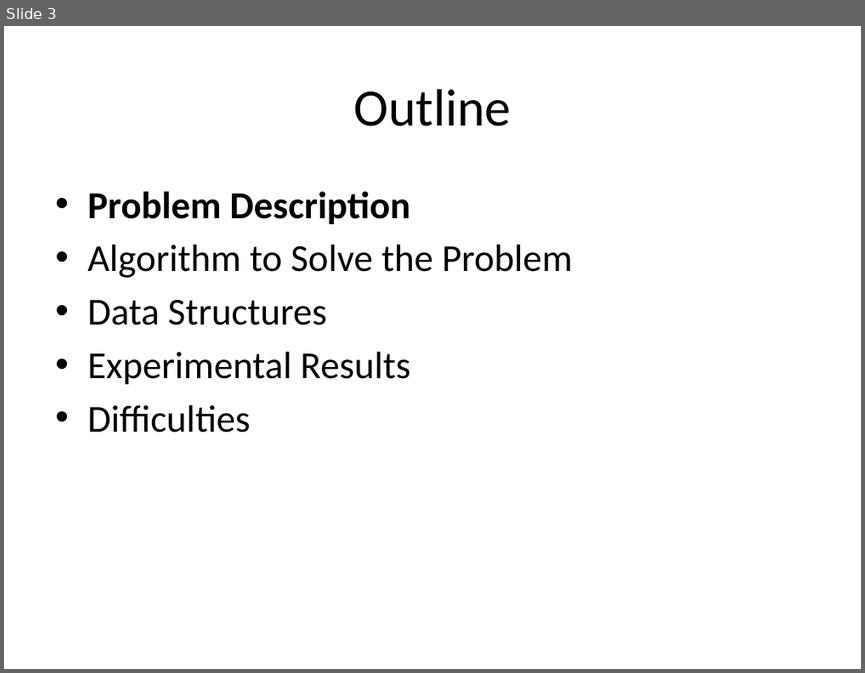
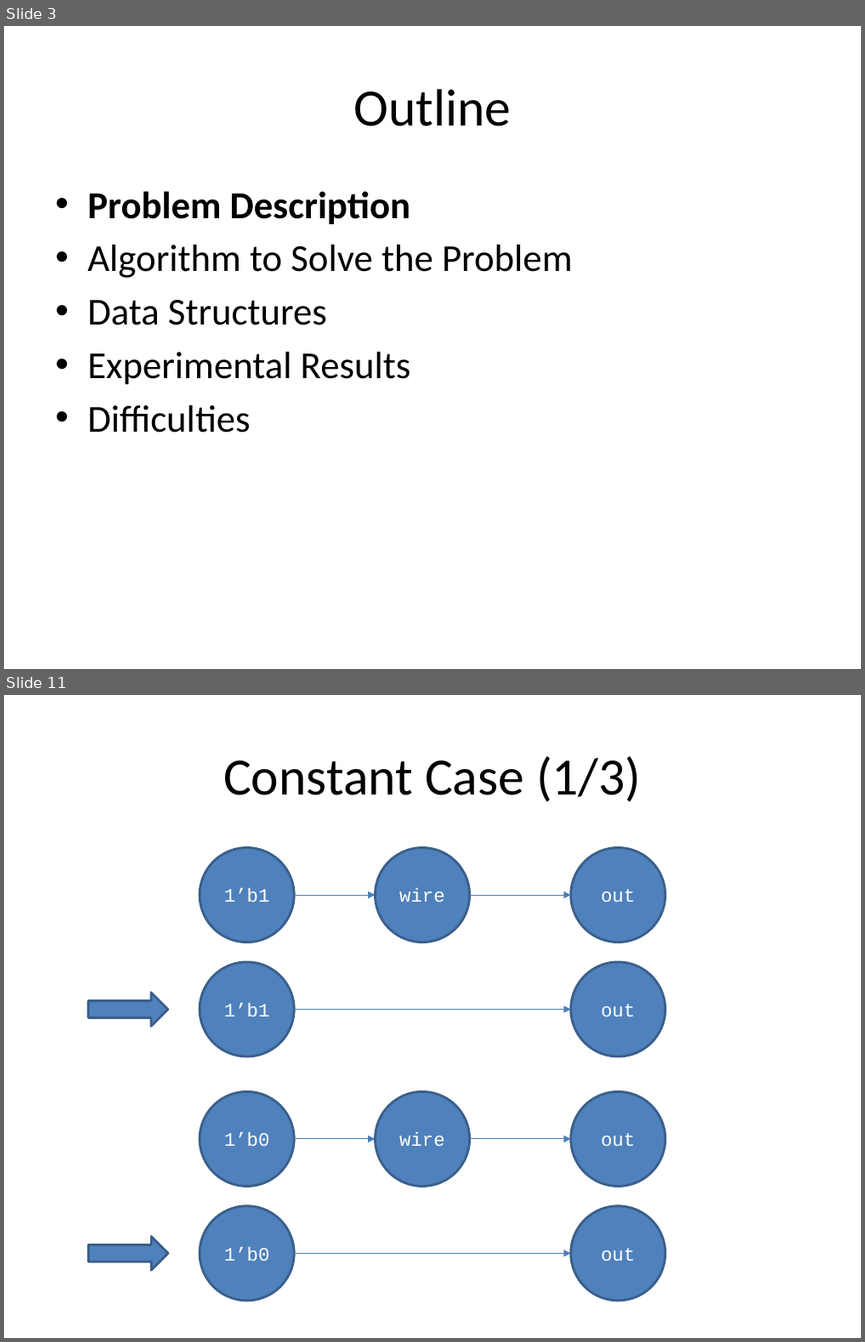
Before and after one commit to jinwei-chang/Verilog-Simulation-Optimization-via-Instruction-Reduction, a slide deck: lecture/1071524_Problem.pptx. Shown one above the other, each under a label of ours: slide 3 before the commit, slides 3 and 11 after it; the slides between them are not shown. The pictures are 865x673 and 865x1342 pixels, drawn with LibreOffice and Linux fonts; fonts in the diff are those of the drawing. Boxes give left, top, right and bottom in pixels: in the first picture for what was removed or moved away, otherwise in the second. Text is boxed around its words. In the diff, an @@ line names an element or a change of style, - is before the commit and + after.

```diff
--- a/lecture/1071524_Problem.pptx
+++ b/lecture/1071524_Problem.pptx
@@ slide 11 added at bbox=[4, 695, 861, 1338], background #FFFFFF @@
@@ title added at bbox=[223, 756, 641, 802], 44 pt, text #000000 @@
+Constant Case (1/3)
@@ group added at bbox=[200, 847, 664, 941]: 3 ellipses, 2 arrows @@
+1’b1
+wire
+out
@@ ellipse added at bbox=[200, 961, 294, 1055], fill #4F81BD, outline #3A5F8C 2 pt, 16 pt, text #FFFFFF @@
+1’b1
@@ ellipse added at bbox=[570, 961, 664, 1055], fill #4F81BD, outline #3A5F8C 2 pt, 16 pt, text #FFFFFF @@
+out
@@ down arrow added at bbox=[88, 993, 168, 1026], fill #4F81BD, outline #3A5F8C 2 pt @@
@@ arrow added from (295, 1009) to (570, 1009), #4B7EBC 0.75 pt @@
@@ group added at bbox=[200, 1092, 664, 1186]: 3 ellipses, 2 arrows @@
+1’b0
+wire
+out
@@ ellipse added at bbox=[200, 1206, 294, 1300], fill #4F81BD, outline #3A5F8C 2 pt, 16 pt, text #FFFFFF @@
+1’b0
@@ ellipse added at bbox=[570, 1206, 664, 1300], fill #4F81BD, outline #3A5F8C 2 pt, 16 pt, text #FFFFFF @@
+out
@@ down arrow added at bbox=[88, 1236, 168, 1270], fill #4F81BD, outline #3A5F8C 2 pt @@
@@ arrow added from (295, 1253) to (570, 1253), #4B7EBC 0.75 pt @@
```
Also in this commit, not shown: 7 slides changed, 8 other slides added, 2 slides removed, 17 other files.
